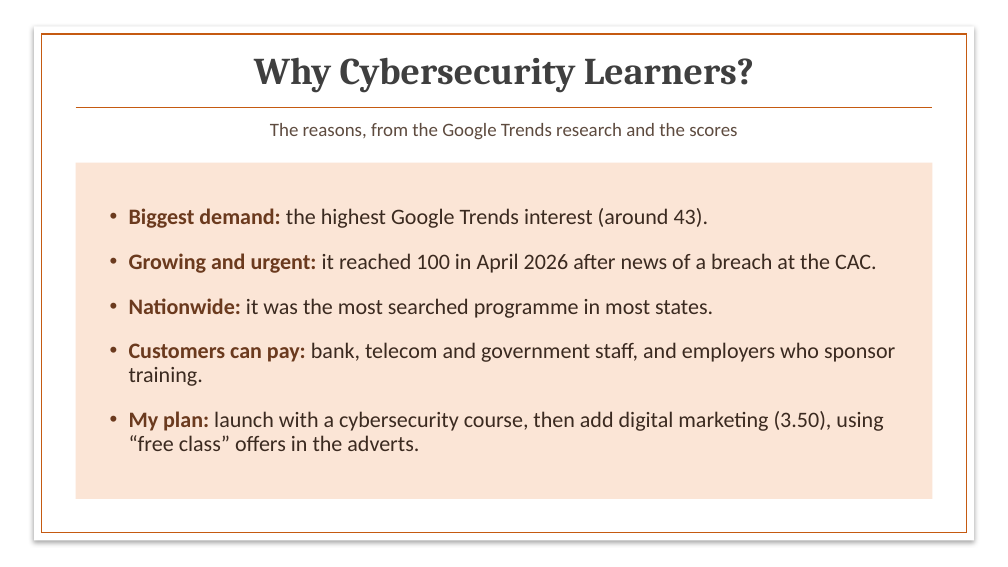
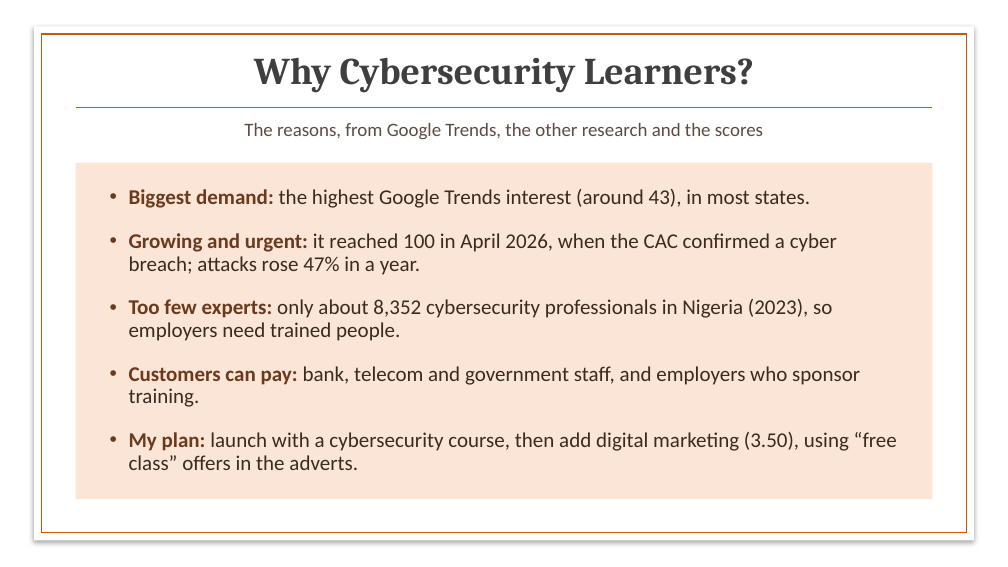
Before and after one commit to BadboyVee/BlackHoleeee, a slide deck: slide 8 of segmentation/Market_Segmentation_PZ.pptx (slide 7 before the commit). Drawn at 1008x567 pixels with LibreOffice and Linux fonts; fonts in the diff are those of the drawing; background and template pictures are left out. Boxes give left, top, right and bottom in pixels: in the first picture for what was removed or moved away, otherwise in the second. Text is boxed around its words. In the diff, an @@ line names an element or a change of style, - is before the commit and + after.

```diff
--- a/segmentation/Market_Segmentation_PZ.pptx
+++ b/segmentation/Market_Segmentation_PZ.pptx
@@ text at (244,123,763,139): text changed @@
-The reasons, from the Google Trends research and the scores
+The reasons, from Google Trends, the other research and the scores
@@ text at (129,189,837,341): text changed; size 21 to 20 pt @@
-• Biggest demand: the highest Google Trends interest (around 43).
-• Growing and urgent: it reached 100 in April 2026 after news of a breach at the CAC.
-• Nationwide: it was the most searched programme in most states.
+• Biggest demand: the highest Google Trends interest (around 43), in most states.
+• Growing and urgent: it reached 100 in April 2026, when the CAC confirmed a cyber breach; attacks rose 47% in a year.
+• Too few experts: only about 8,352 cybersecurity professionals in Nigeria (2023), so employers need trained people.
@@ text at (129,366,897,470): size 21 to 20 pt in "Customers can pay: bank, telecom and government ...", "My plan: launch with a cybersecurity course, ..." @@
```
Also in this commit, not shown: 1 slide added, 11 other files.
